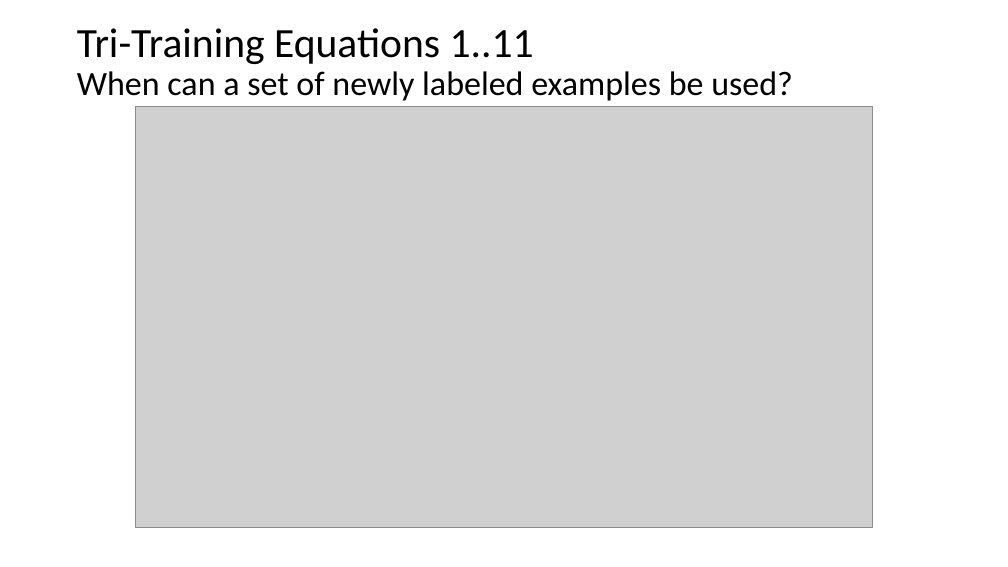
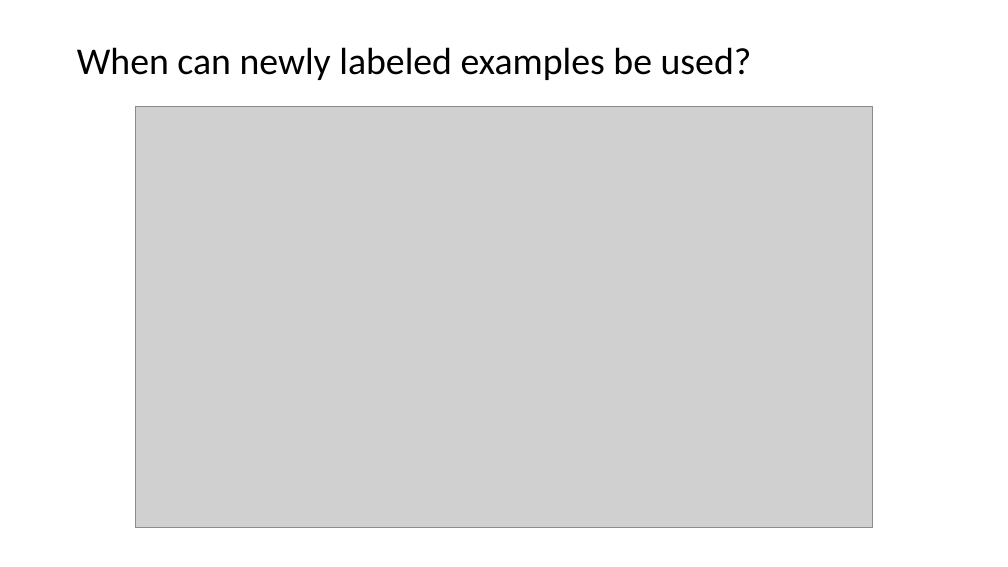
Before and after one commit to cwinsor/tri_training, a slide deck: slide 12 of Tri_Training_Zhou_Li_2005.pptx (slide 11 before the commit). Drawn at 1008x567 pixels with LibreOffice and Linux fonts; fonts in the diff are those of the drawing; grey boxes stand for pictures. Boxes give left, top, right and bottom in pixels: in the first picture for what was removed or moved away, otherwise in the second. Text is boxed around its words. In the diff, an @@ line names an element or a change of style, - is before the commit and + after.

Commit message:
update .ppt

```diff
--- a/Tri_Training_Zhou_Li_2005.pptx
+++ b/Tri_Training_Zhou_Li_2005.pptx
@@ title at <box>77,47,752,80</box>: text changed; size 32.4 to 36 pt @@
-Tri-Training Equations 1..11
-When can a set of newly labeled examples be used?
+When can newly labeled examples be used?
```
Also in this commit, not shown: 2 other slides changed, 1 slide added.
